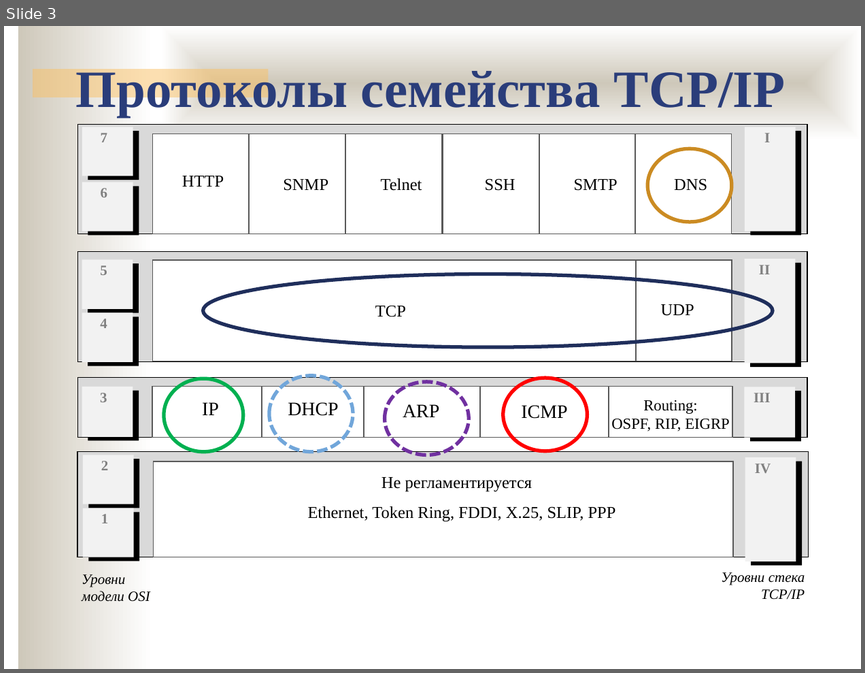
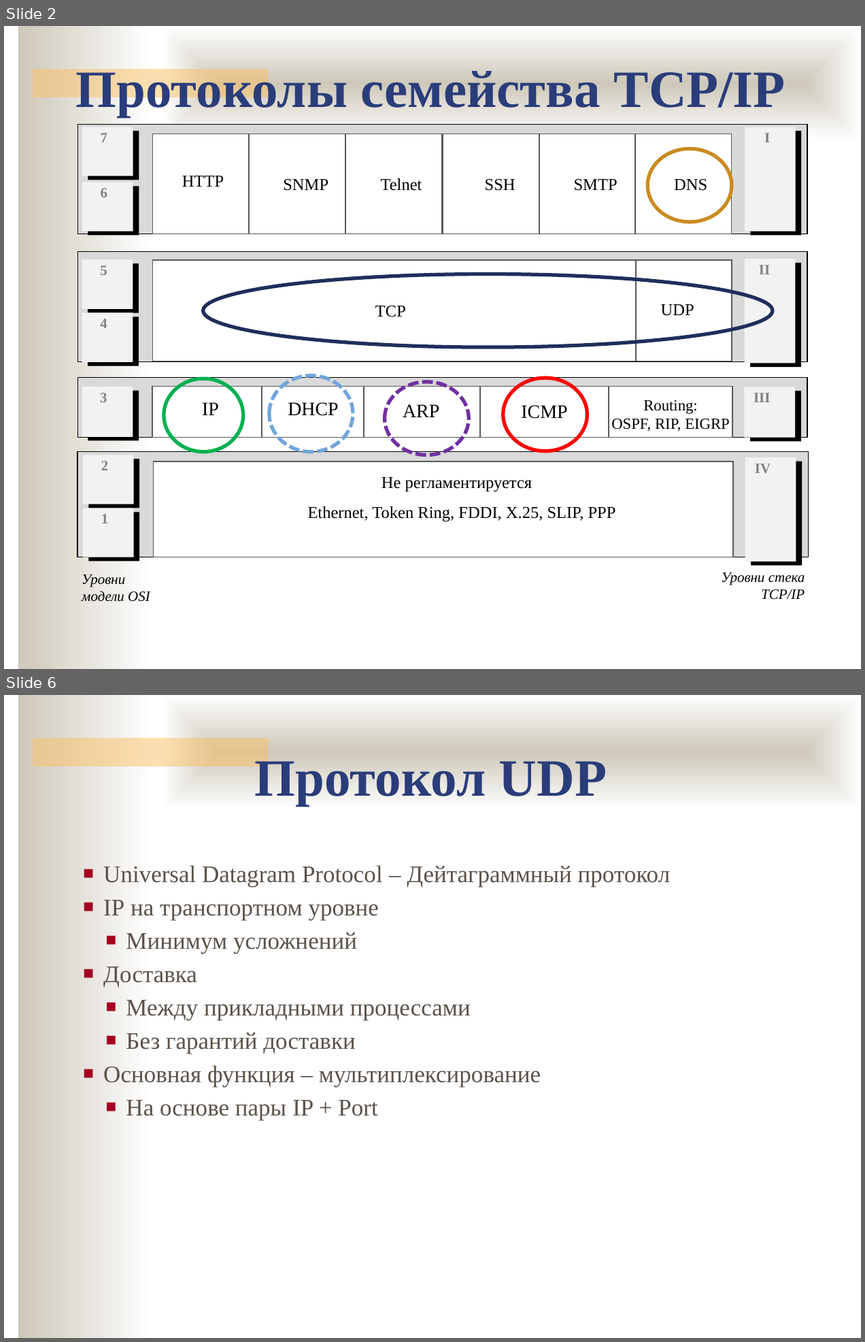
Before and after one commit to ukoloff/nets, a slide deck: lecture/11.pptx. Shown one above the other, each under a label of ours: slide 3 before the commit, slides 2 and 6 after it; the slides between them are not shown. The pictures are 865x673 and 865x1342 pixels, drawn with LibreOffice and Linux fonts; fonts in the diff are those of the drawing; background and template pictures are left out. Boxes give left, top, right and bottom in pixels: in the first picture for what was removed or moved away, otherwise in the second. Text is boxed around its words. In the diff, an @@ line names an element or a change of style, - is before the commit and + after.

```diff
--- a/lecture/11.pptx
+++ b/lecture/11.pptx
@@ slide 6 added at (4, 695, 861, 1338), background #FFFFFF; not listed: 3 template elements that a slide beside it also shows @@
@@ text added at (255, 755, 606, 806), 44 pt, text #2A3D7A, bold @@
+Протокол UDP
@@ text added at (103, 865, 670, 1120), 20 pt, text #5B5249 @@
+■ Universal Datagram Protocol – Дейтаграммный протокол
+■ IP на транспортном уровне
+  ■ Минимум усложнений
+■ Доставка
+  ■ Между прикладными процессами
+  ■ Без гарантий доставки
+■ Основная функция – мультиплексирование
+  ■ На основе пары IP + Port
@@ what was slide 3 is now slide 2 @@
```
Also in this commit, not shown: 1 slide changed, 6 other slides added.
